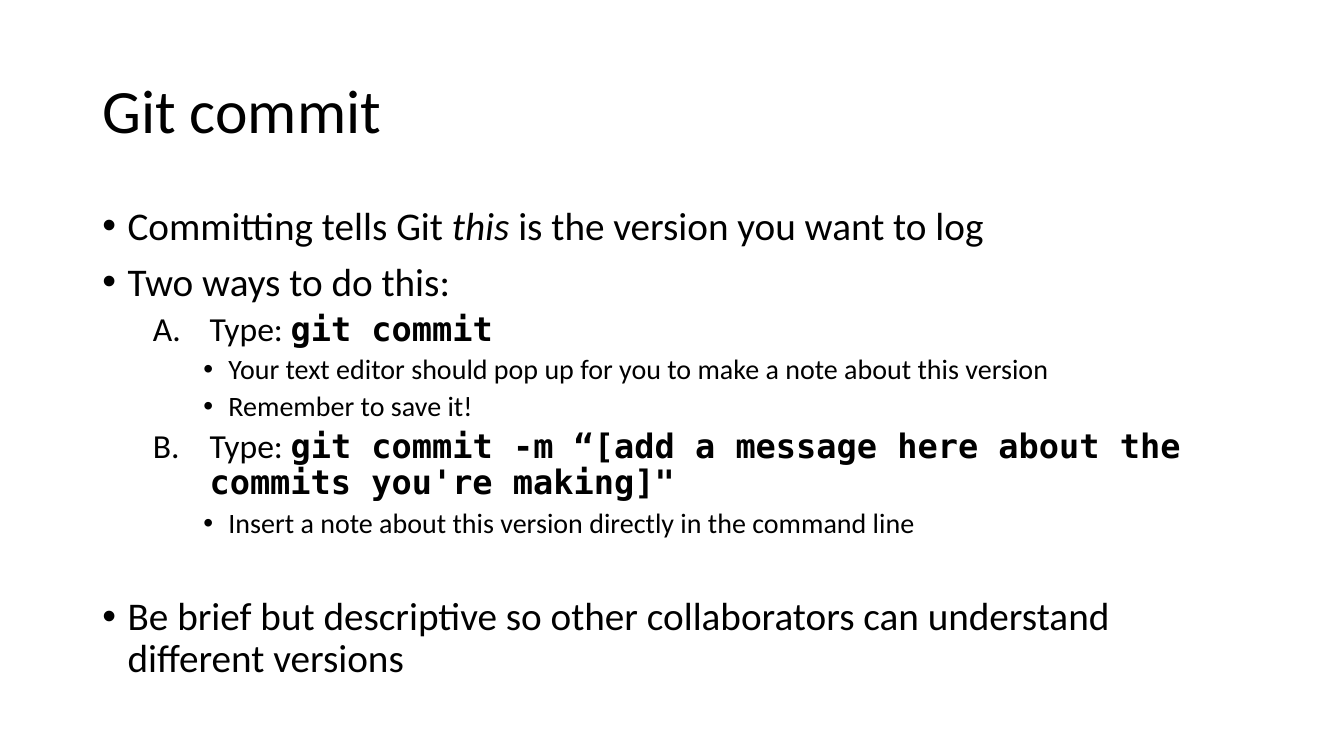
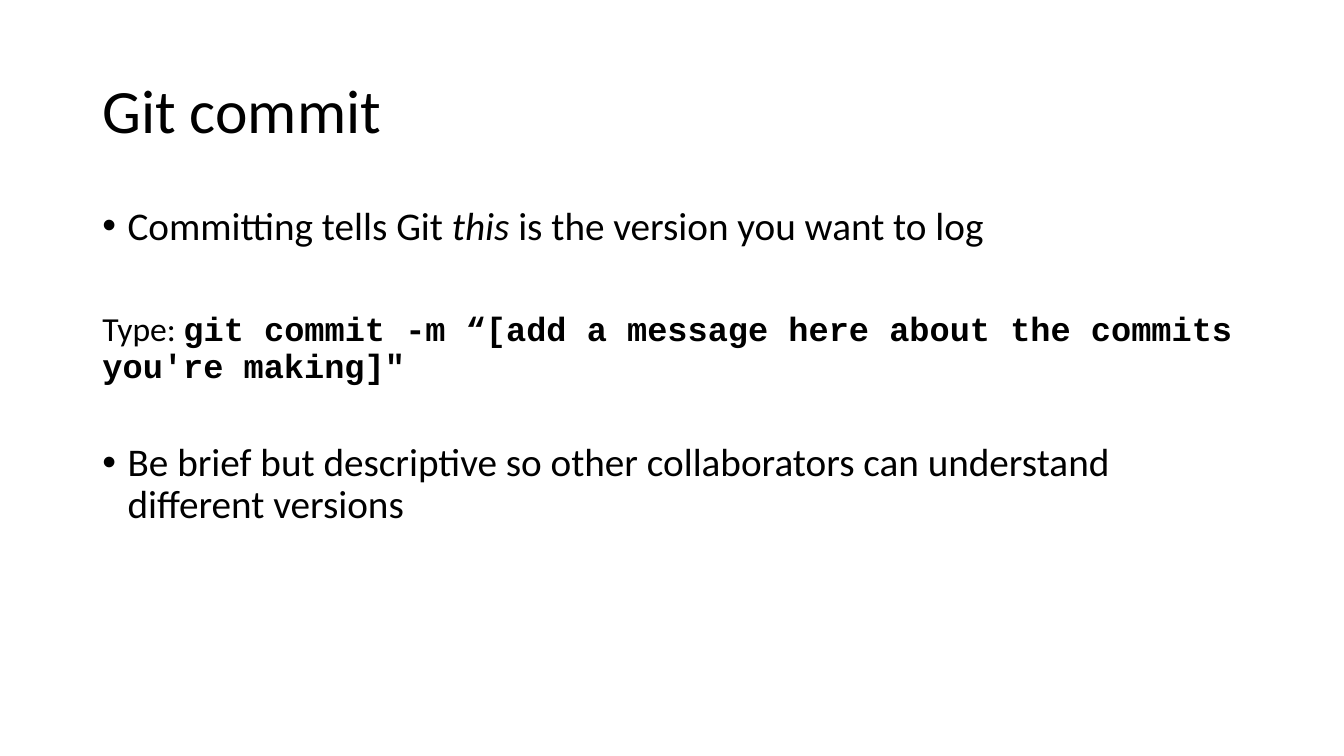
Before and after one commit to jojokarlin/Git_DRI_Jan_2017, a slide deck: slide 21 of GitPres.pptx (slide 23 before the commit). Drawn at 1344x756 pixels with LibreOffice and Linux fonts; fonts in the diff are those of the drawing. Boxes give left, top, right and bottom in pixels: in the first picture for what was removed or moved away, otherwise in the second. Text is boxed around its words. In the diff, an @@ line names an element or a change of style, - is before the commit and + after.

```diff
--- a/GitPres.pptx
+++ b/GitPres.pptx
@@ text "Committing tells Git this is ..." at (102, 212, 1232, 519): font DejaVu Sans Mono to Courier New in "git commit -m “[add a message here ..."; less space between paragraphs; bullet A. to none; list level 2 to 1 in "Type: git commit -m “[add ..." @@
@@ text at (128, 268, 1048, 417): paragraphs removed @@
-• Two ways to do this:
-  A. Type: git commit
-    • Your text editor should pop up for you to make a note about this version
-    • Remember to save it!
@@ text at (228, 513, 914, 538): paragraph removed @@
-    • Insert a note about this version directly in the command line
```
Also in this commit, not shown: 27 other slides changed, 2 slides removed.
